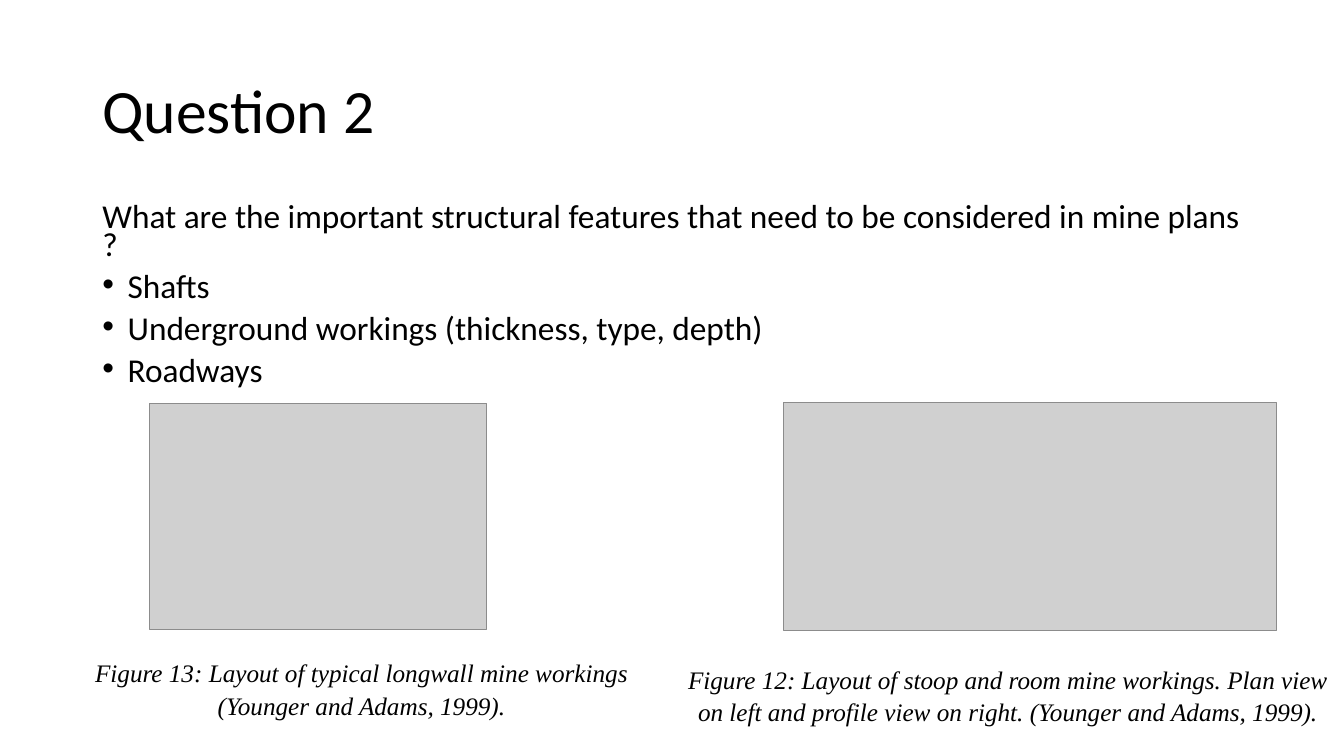
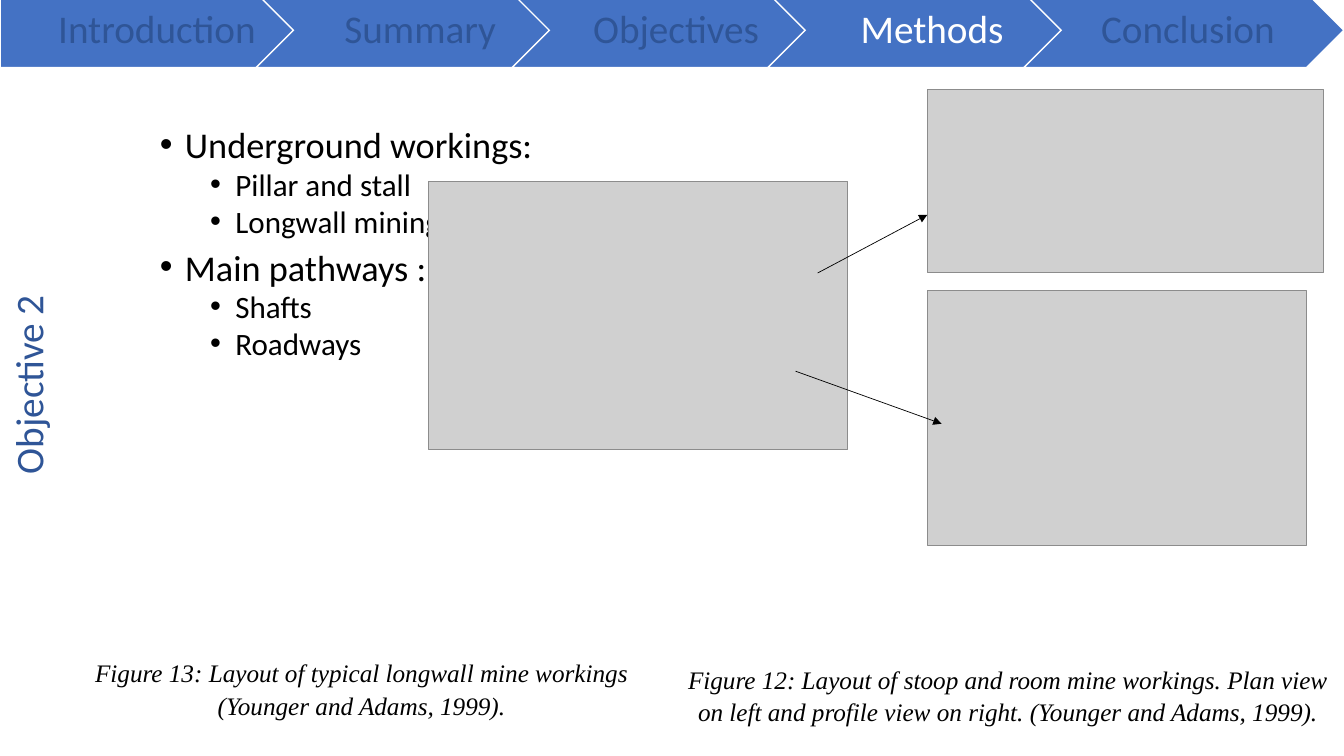
Before and after one commit to mylenre/Data_phD, a slide deck: slide 13 of Conference/GradSchool2020.pptx (slide 9 before the commit). Drawn at 1344x756 pixels with LibreOffice and Linux fonts; fonts in the diff are those of the drawing; grey boxes stand for pictures. Boxes give left, top, right and bottom in pixels: in the first picture for what was removed or moved away, otherwise in the second. Text is boxed around its words. In the diff, an @@ line names an element or a change of style, - is before the commit and + after.

```diff
--- a/Conference/GradSchool2020.pptx
+++ b/Conference/GradSchool2020.pptx
@@ group added at (x1=0, y1=0, x2=1344, y2=68): 4 chevrons, 1 pentagon arrow, 1 text @@
+Methods
@@ title removed at (x1=102, y1=90, x2=374, y2=141) @@
-Question 2
@@ picture added at (x1=928, y1=90, x2=1324, y2=273) @@
@@ text added at (x1=185, y1=132, x2=532, y2=360), 22.2 pt, text #000000 @@
+• Underground workings:
+  • Pillar and stall
+  • Longwall mining
+• Main pathways :
+  • Shafts
+  • Roadways
@@ text removed at (x1=102, y1=205, x2=1240, y2=388) @@
-What are the important structural features that need to be considered in mine plans ?
-• Shafts
-• Underground workings (thickness, type, depth)
-• Roadways
@@ picture added at (x1=429, y1=181, x2=848, y2=451) @@
@@ arrow added from (818, 273) to (928, 215), #000000 0.5 pt @@
@@ text added at (x1=6, y1=297, x2=54, y2=469), 28 pt, text #2F5597 @@
+Objective 2
@@ picture added at (x1=928, y1=290, x2=1308, y2=545) @@
@@ arrow added from (796, 371) to (942, 423), #000000 0.5 pt @@
@@ picture removed at (x1=150, y1=403, x2=488, y2=629) @@
@@ picture removed at (x1=784, y1=402, x2=1277, y2=630) @@
```
Also in this commit, not shown: 6 other slides changed, 10 slides added, 7 slides removed, 6 other files.
